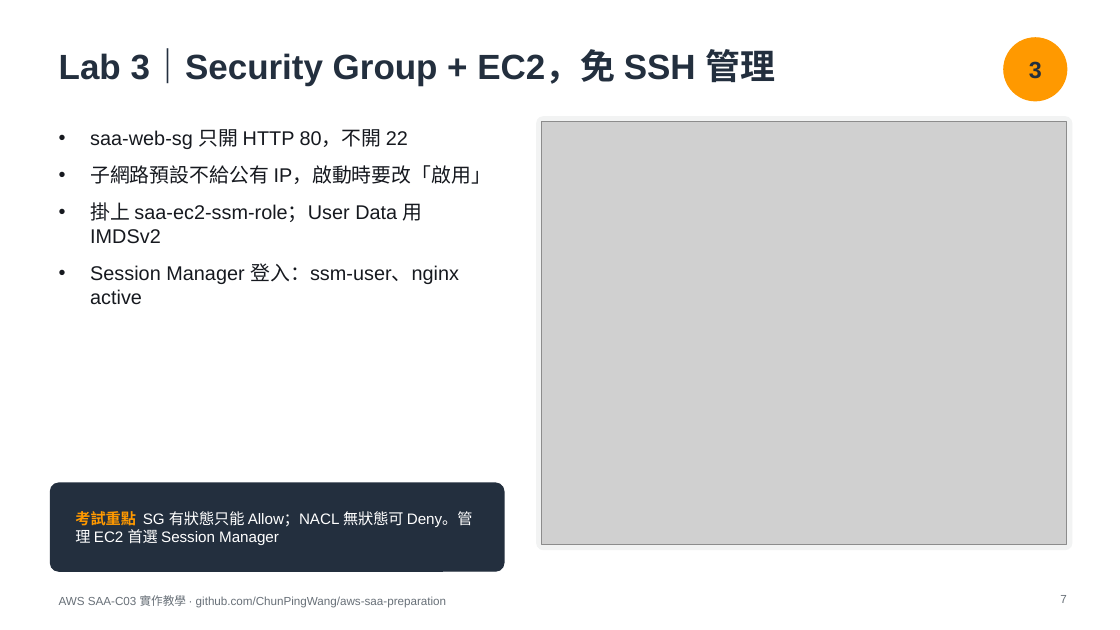
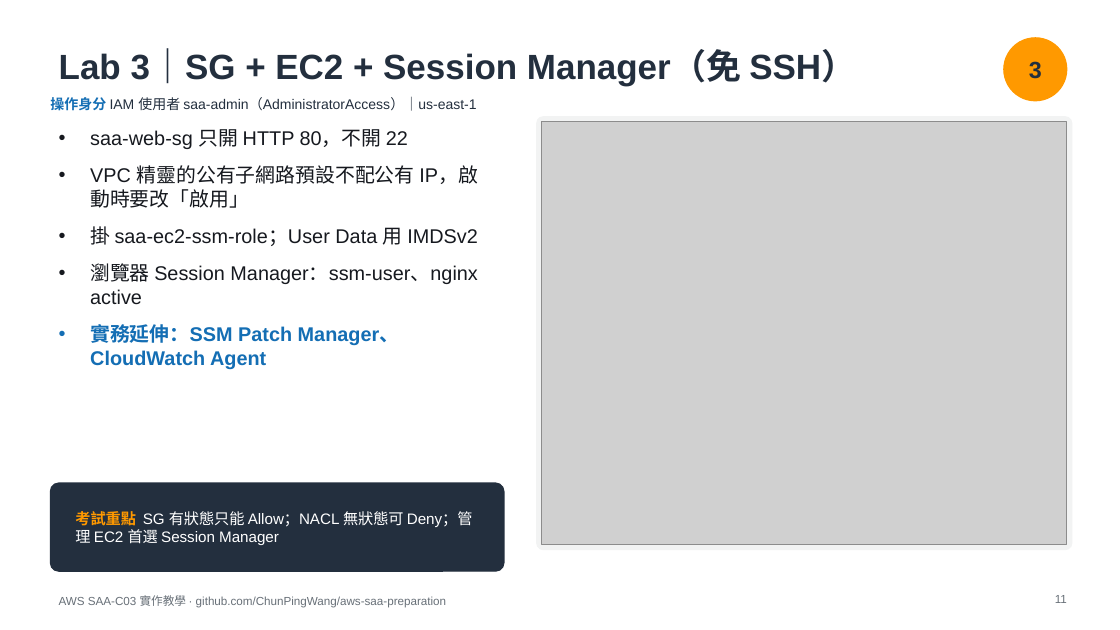
Before and after one commit to ChunPingWang/aws-saa-preparation, a slide deck: slide 11 of slides/aws-saa-c03-hands-on.pptx (slide 7 before the commit). Drawn at 1120x630 pixels with LibreOffice and Linux fonts; fonts in the diff are those of the drawing; grey boxes stand for pictures. Boxes give left, top, right and bottom in pixels: in the first picture for what was removed or moved away, otherwise in the second. Text is boxed around its words. In the diff, an @@ line names an element or a change of style, - is before the commit and + after.

Commit message:
v2: slides — identity chips, Lab 0, access comparison, CIDR, Regional/Zonal, practical extensions

```diff
--- a/slides/aws-saa-c03-hands-on.pptx
+++ b/slides/aws-saa-c03-hands-on.pptx
@@ title at (59,50,856,85): text changed @@
-Lab 3｜Security Group + EC2，免 SSH 管理
+Lab 3｜SG + EC2 + Session Manager（免 SSH）
@@ text added at (50,97,476,111), 12 pt, text #232F3E @@
+操作身分 IAM 使用者 saa-admin（AdministratorAccess）｜us-east-1
@@ text at (90,165,478,370): text changed @@
-• 子網路預設不給公有 IP，啟動時要改「啟用」
-• 掛上 saa-ec2-ssm-role；User Data 用 IMDSv2
-• Session Manager 登入：ssm-user、nginx active
+• VPC 精靈的公有子網路預設不配公有 IP，啟動時要改「啟用」
+• 掛 saa-ec2-ssm-role；User Data 用 IMDSv2
+• 瀏覽器 Session Manager：ssm-user、nginx active
+• 實務延伸：SSM Patch Manager、CloudWatch Agent
@@ text at (75,511,473,545): text changed @@
-考試重點 SG 有狀態只能 Allow；NACL 無狀態可 Deny。管理 EC2 首選 Session Manager
+考試重點 SG 有狀態只能 Allow；NACL 無狀態可 Deny；管理 EC2 首選 Session Manager
@@ page number at (1055,595,1067,603): text changed @@
-7
+11
```
Also in this commit, not shown: 13 other slides changed, 4 slides added.
